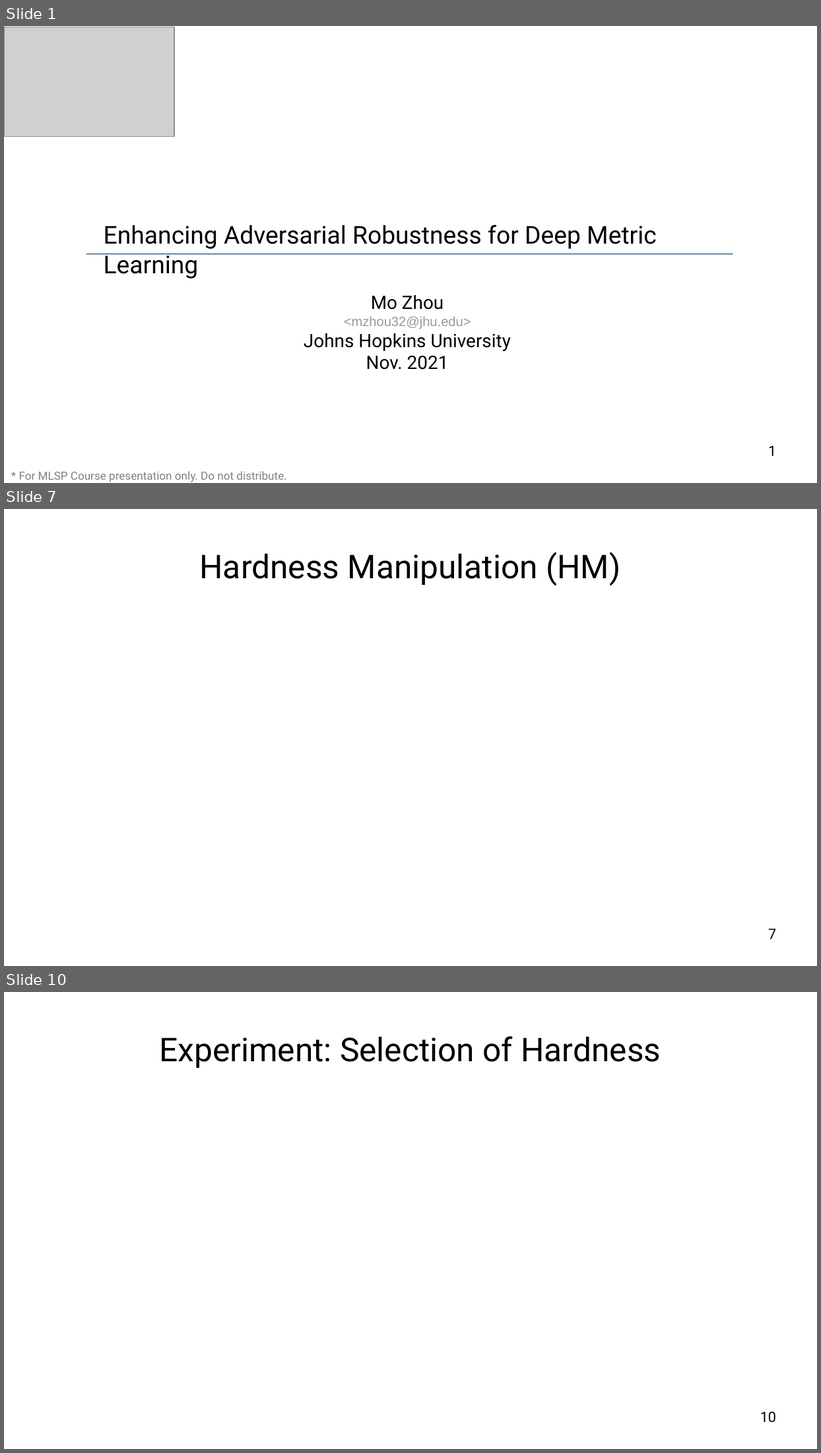
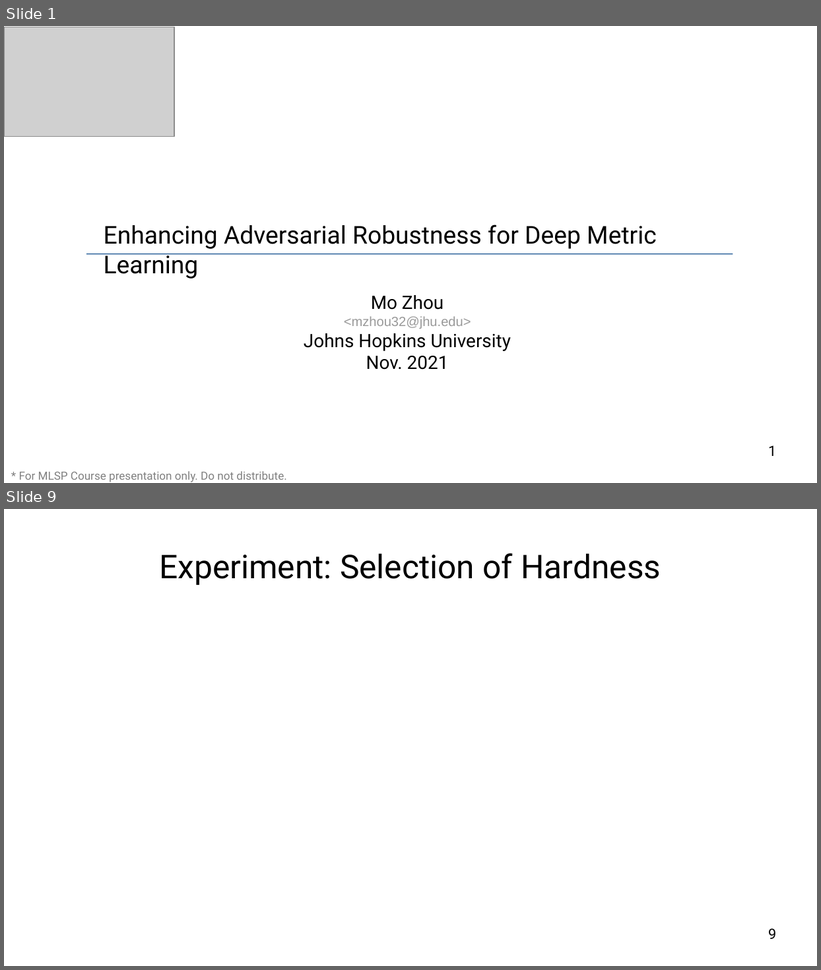
Before and after one commit to cdluminate/robdml, a slide deck: slides/slides.odp. Shown one above the other, each under a label of ours: slides 1, 7 and 10 before the commit, slides 1 and 9 after it; the slides between them are not shown. The pictures are 821x1453 and 821x970 pixels, drawn with LibreOffice and Linux fonts; fonts in the diff are those of the drawing; grey boxes stand for pictures. Boxes give left, top, right and bottom in pixels: in the first picture for what was removed or moved away, otherwise in the second. Text is boxed around its words. In the diff, an @@ line names an element or a change of style, - is before the commit and + after.

```diff
--- a/slides/slides.odp
+++ b/slides/slides.odp
@@ slide 7 removed at <box>4,509,817,966</box>, background #FFFFFF @@
@@ title removed at <box>200,552,620,586</box> @@
-Hardness Manipulation (HM)
@@ page number removed at <box>768,929,776,939</box> @@
-7
@@ what was slide 10 is now slide 9 @@
@@ page number at <box>768,929,776,939</box>: text changed @@
-10
+9
```
Also in this commit, not shown: 7 slides added, 7 other slides removed.
